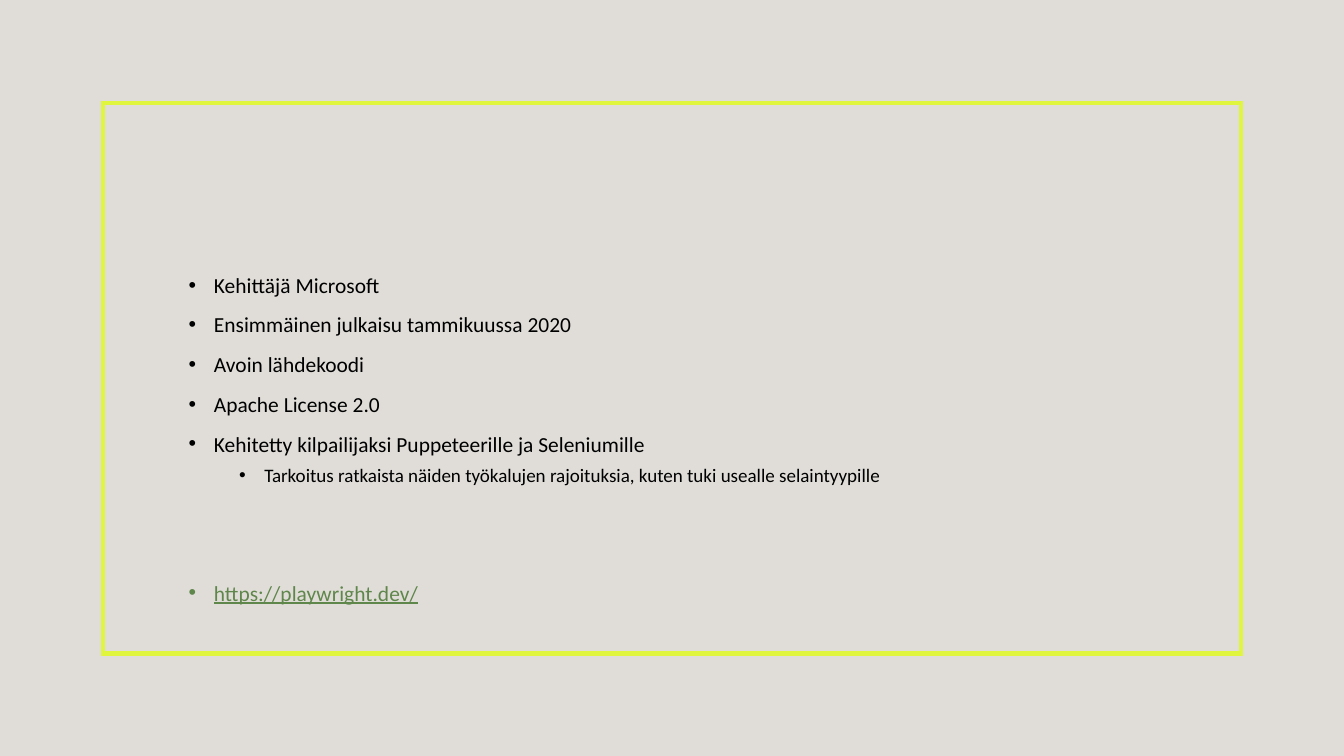
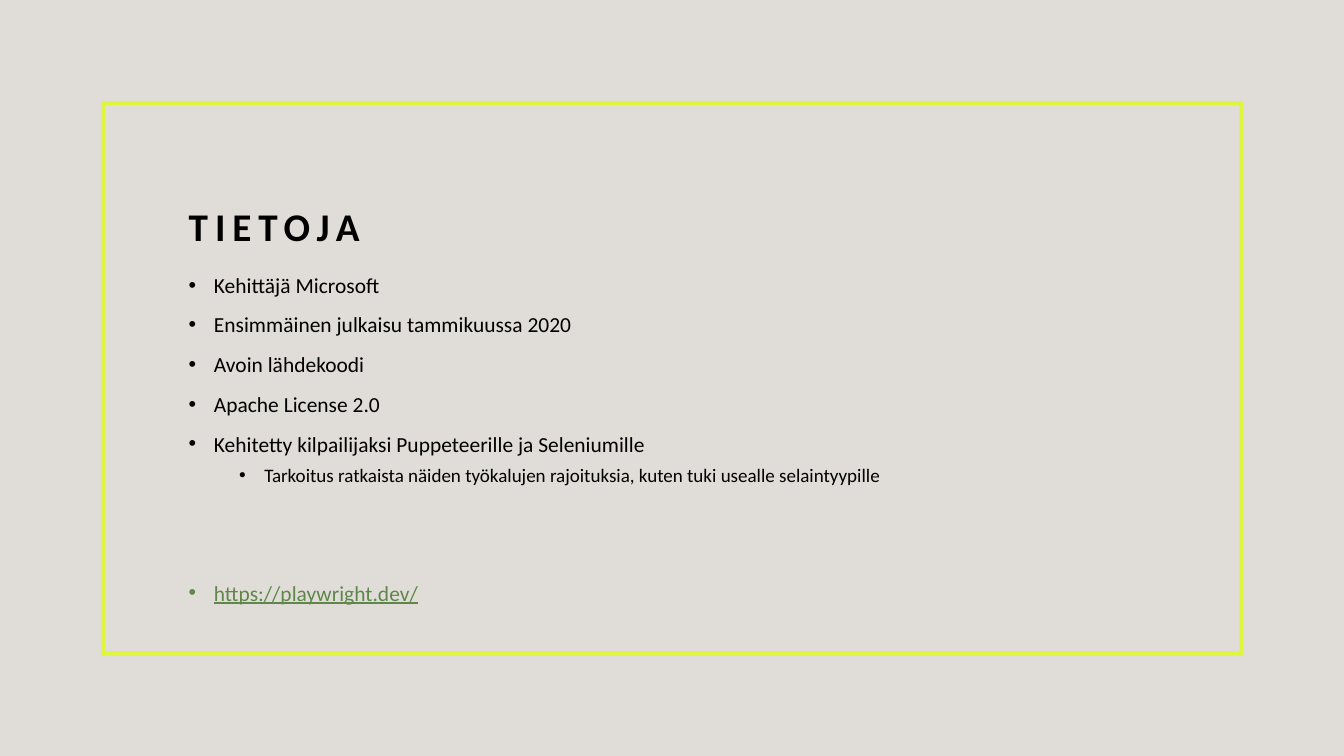
Before and after one commit to TeroAsilainen/ohjelmistotestaus-tyopaja, a slide deck: slide 3 of Playwright.pptx. Drawn at 1344x756 pixels with LibreOffice and Linux fonts; fonts in the diff are those of the drawing. Boxes give left, top, right and bottom in pixels: in the first picture for what was removed or moved away, otherwise in the second. Text is boxed around its words. In the diff, an @@ line names an element or a change of style, - is before the commit and + after.

```diff
--- a/Playwright.pptx
+++ b/Playwright.pptx
@@ title added at bbox=[189, 215, 360, 242], 28 pt, text #000000, bold @@
+TIETOJA
```
Also in this commit, not shown: 1 other slide changed, 3 slides added, 4 other files.
